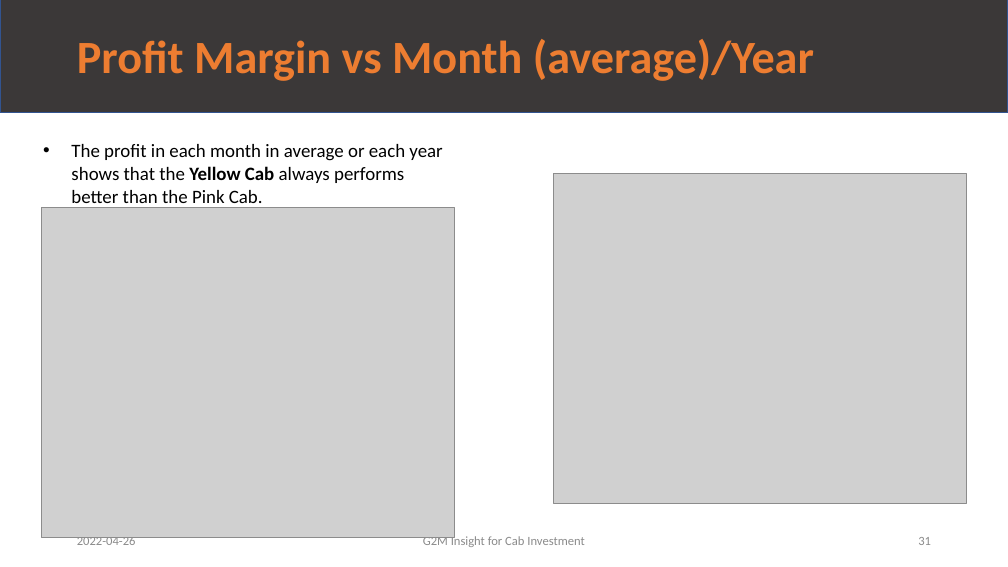
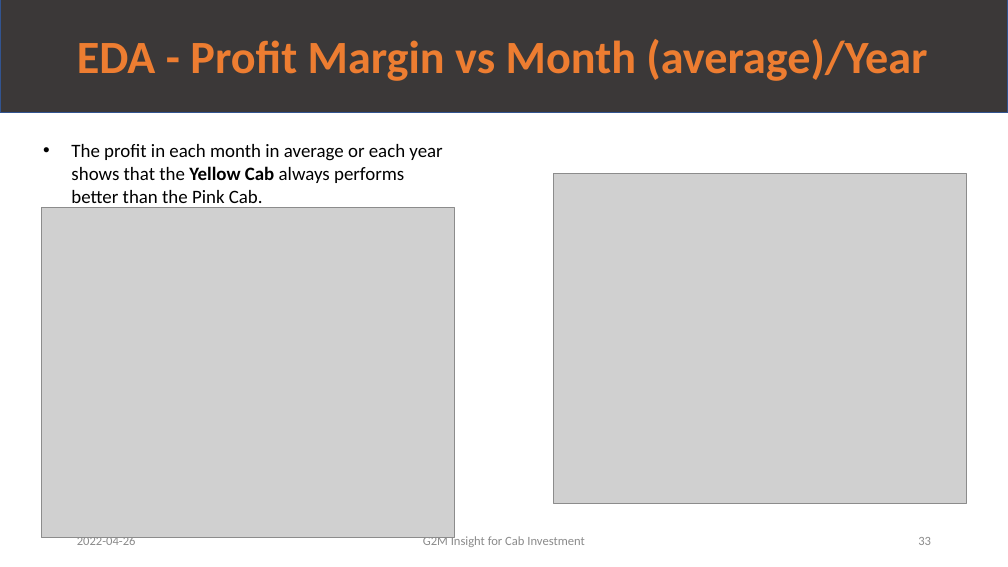
Before and after one commit to leopqrz/Data_Glacier_Internship, a slide deck: slide 33 of week_02/G2M_Case_Study_V1.0_Leo.pptx (slide 31 before the commit). Drawn at 1008x567 pixels with LibreOffice and Linux fonts; fonts in the diff are those of the drawing; grey boxes stand for pictures. Boxes give left, top, right and bottom in pixels: in the first picture for what was removed or moved away, otherwise in the second. Text is boxed around its words. In the diff, an @@ line names an element or a change of style, - is before the commit and + after.

```diff
--- a/week_02/G2M_Case_Study_V1.0_Leo.pptx
+++ b/week_02/G2M_Case_Study_V1.0_Leo.pptx
@@ title at box(77, 39, 927, 81): text changed @@
-Profit Margin vs Month (average)/Year
+EDA - Profit Margin vs Month (average)/Year
```
Also in this commit, not shown: 35 other slides changed, 2 slides added, 1 other file.
